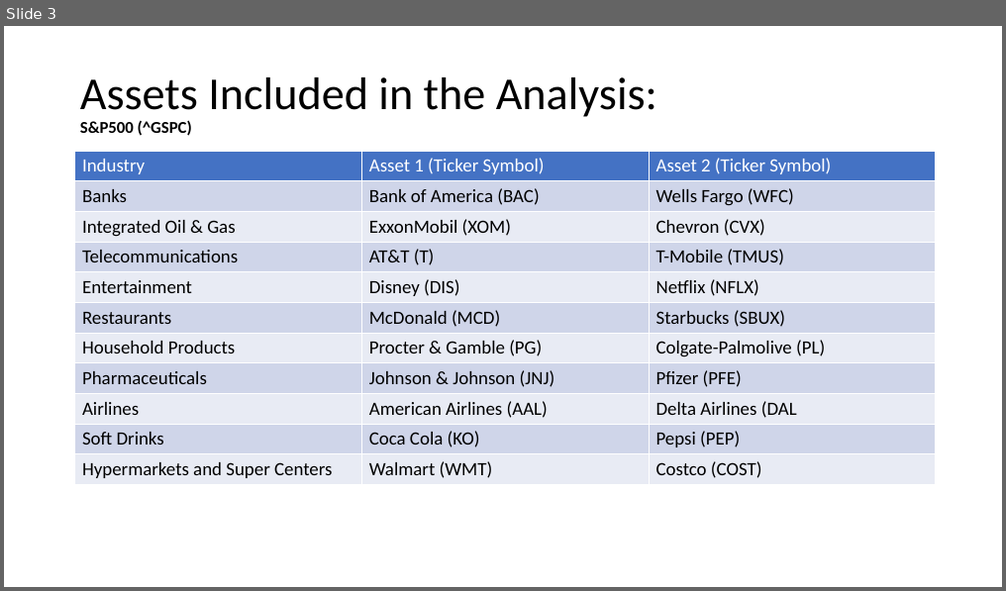
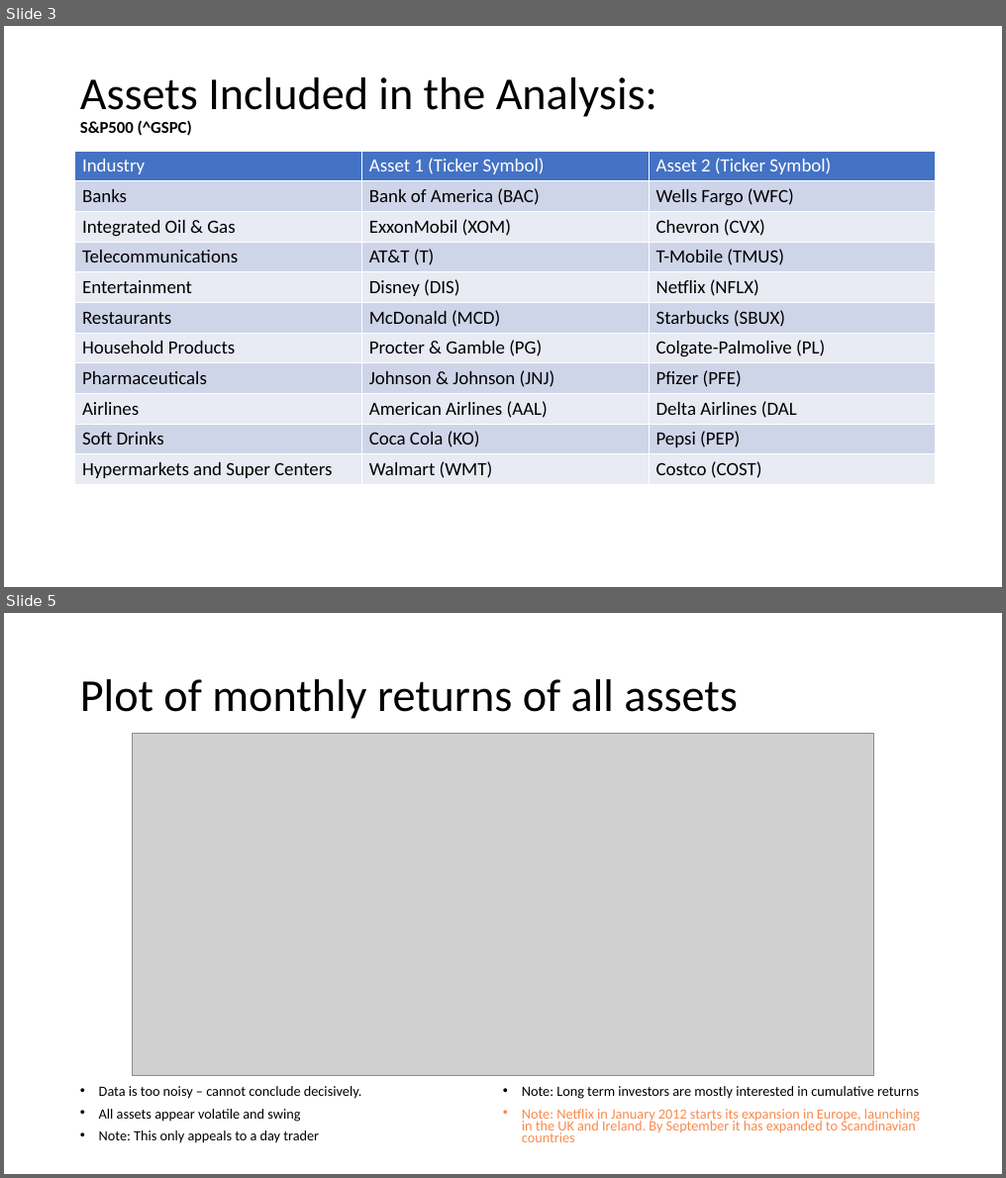
Before and after one commit to claybeaver/Group9_Project1, a slide deck: Final_Presentation.pptx. Shown one above the other, each under a label of ours: slide 3 before the commit, slides 3 and 5 after it; the slides between them are not shown. The pictures are 1006x591 and 1006x1178 pixels, drawn with LibreOffice and Linux fonts; fonts in the diff are those of the drawing; grey boxes stand for pictures. Boxes give left, top, right and bottom in pixels: in the first picture for what was removed or moved away, otherwise in the second. Text is boxed around its words. In the diff, an @@ line names an element or a change of style, - is before the commit and + after.

```diff
--- a/Final_Presentation.pptx
+++ b/Final_Presentation.pptx
@@ slide 5 added at bbox=[4, 613, 1002, 1174], background #FFFFFF @@
@@ title added at bbox=[80, 679, 738, 719], 44 pt, text #000000 @@
+Plot of monthly returns of all assets
@@ picture added at bbox=[132, 734, 874, 1076] @@
@@ text added at bbox=[99, 1086, 920, 1144], 13.6 pt, text #000000 @@
+• Data is too noisy – cannot conclude decisively.
+• All assets appear volatile and swing
+• Note: This only appeals to a day trader
+• Note: Long term investors are mostly interested in cumulative returns
+• Note: Netflix in January 2012 starts its expansion in Europe, launching in the UK and Ireland. By September it has expanded to Scandinavian countries
```
Also in this commit, not shown: 1 slide changed, 8 other slides added, 16 other files.
